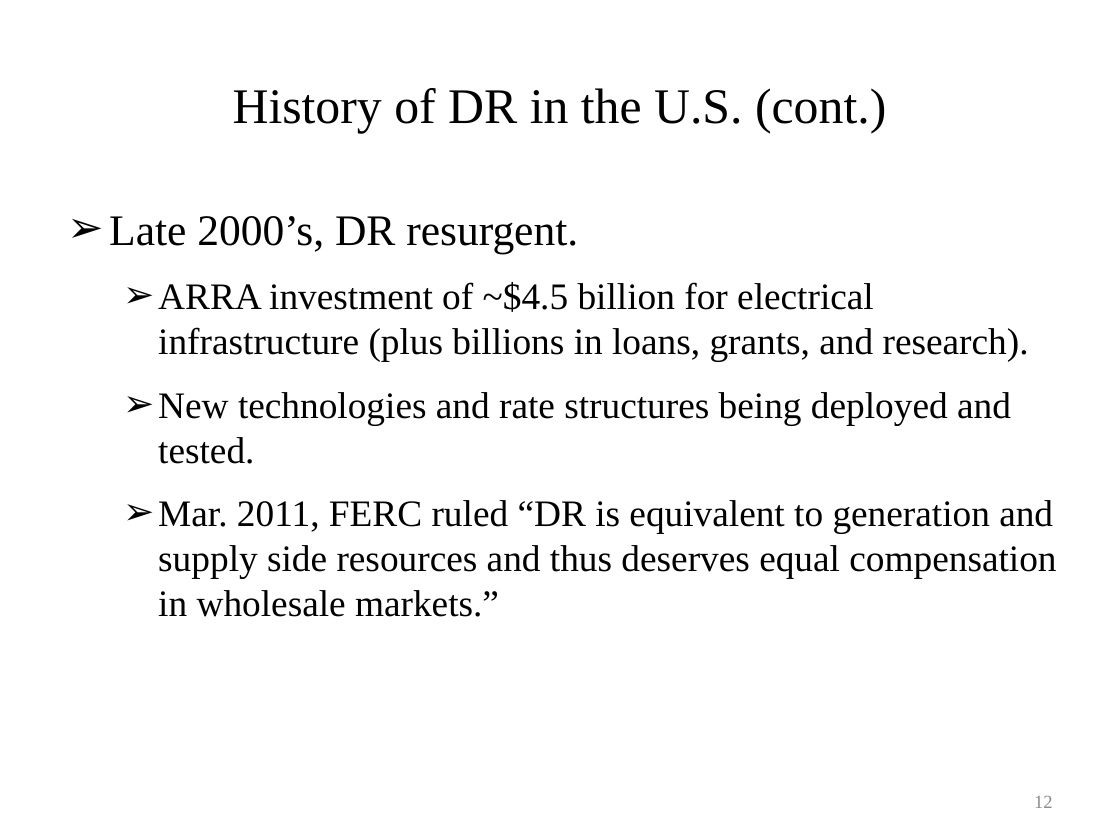
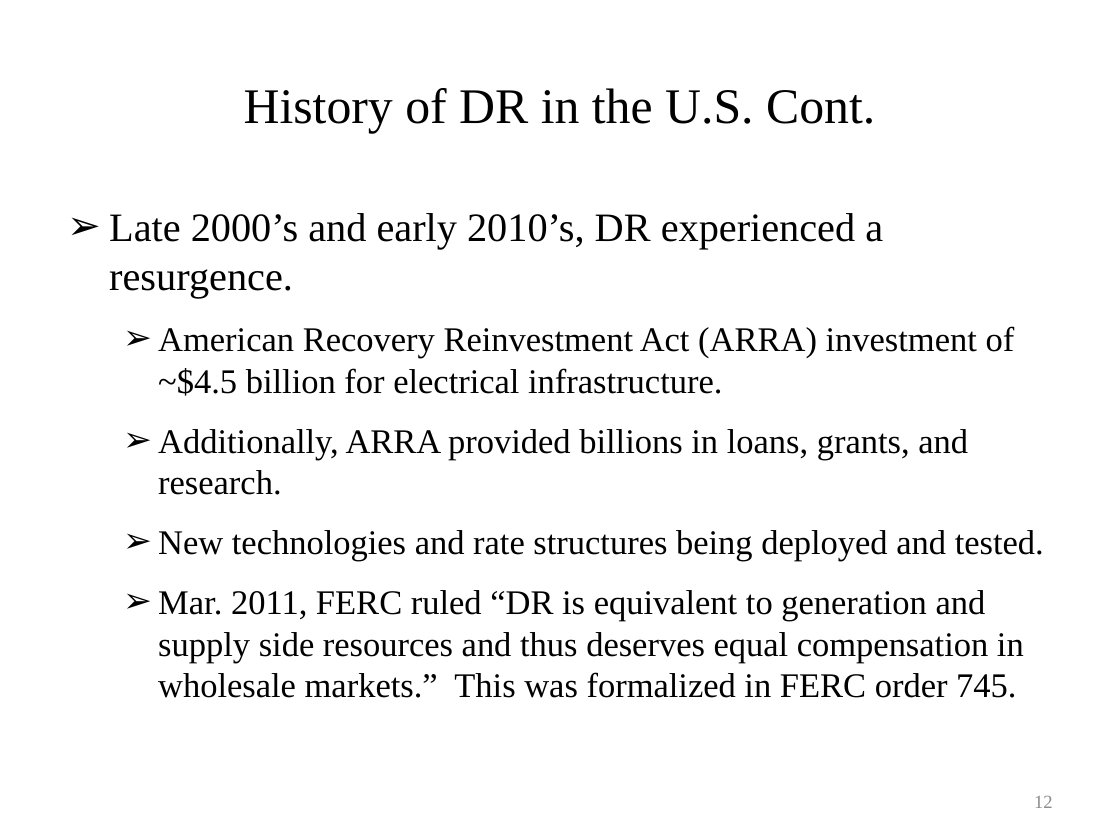
Before and after one commit to gridlab-d/course, a slide deck: slide 12 of University of Washington Class/Module 8 - Demand response.pptx. Drawn at 1120x840 pixels with LibreOffice and Linux fonts; fonts in the diff are those of the drawing. Boxes give left, top, right and bottom in pixels: in the first picture for what was removed or moved away, otherwise in the second. Text is boxed around its words. In the diff, an @@ line names an element or a change of style, - is before the commit and + after.

```diff
--- a/University of Washington Class/Module 8 - Demand response.pptx
+++ b/University of Washington Class/Module 8 - Demand response.pptx
@@ title at bbox=[244, 88, 875, 133]: text changed @@
-History of DR in the U.S. (cont.)
+History of DR in the U.S. Cont.
@@ text at bbox=[109, 213, 1015, 495]: text changed; size 24 to 22.2 pt @@
-➢ Late 2000’s, DR resurgent.
-  ➢ ARRA investment of ~$4.5 billion for electrical infrastructure (plus billions in loans, grants, and research).
+➢ Late 2000’s and early 2010’s, DR experienced a resurgence.
+  ➢ American Recovery Reinvestment Act (ARRA) investment of ~$4.5 billion for electrical infrastructure.
+  ➢ Additionally, ARRA provided billions in loans, grants, and research.
@@ text at bbox=[158, 530, 1044, 561]: size 24 to 22.2 pt in "New technologies and rate structures being deployed ..." @@
@@ text at bbox=[158, 590, 1024, 698]: text changed; size 24 to 22.2 pt @@
-  ➢ Mar. 2011, FERC ruled “DR is equivalent to generation and supply side resources and thus deserves equal compensation in wholesale markets.”
+  ➢ Mar. 2011, FERC ruled “DR is equivalent to generation and supply side resources and thus deserves equal compensation in wholesale markets.” This was formalized in FERC order 745.
```
Also in this commit, not shown: 33 other slides changed, 12 slides added, 9 slides removed, 1 other file.
